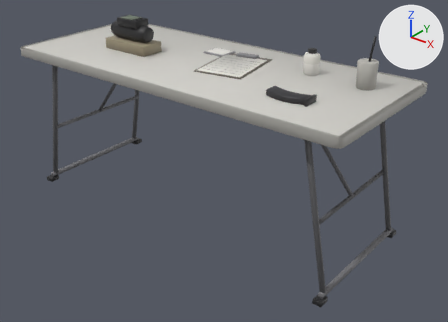
The glTF model assets/models/props/chrono_table.glb, before and after one commit.
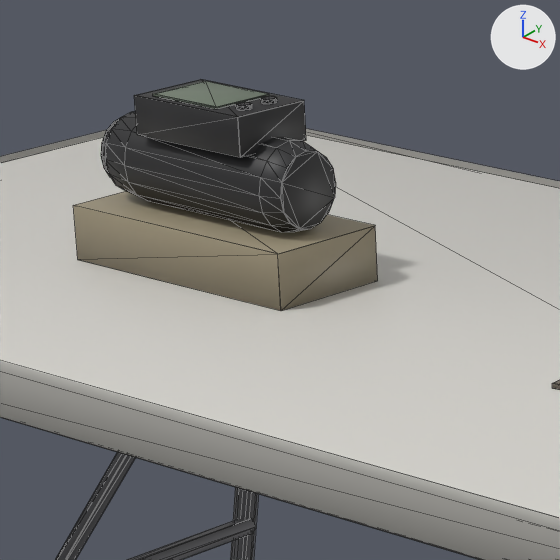
There are two pictures of each version: one whole from a camera (50 mm lens) standing at (1.774, -2.089, 1.573) and looking at (0.119, -0.02, 0.29), one close up on the part from 21% to 44% of the width and 0% to 32% of the height. The lights are fixed; the arrows at upper right show +X, +Y and +Z. The last two pictures show the newer version. The close-ups show mesh edges as thin lines. Vertices at exactly the same position are counted once.

Script lines for the objects in view, before the commit:
```python
me_chronotable = bpy.data.meshes.new('ChronoTable')
me_chronotable.from_pydata(...)  # 1504 vertices, 2824 faces; spans x -0.9..0.9, y -0.38..0.38, z 0.0..0.95
me_chronotable.materials.append(mat_defaultmaterial)
ob_chronotable = bpy.data.objects.new('ChronoTable', me_chronotable)
ob_chronotable.location = (0.0, 0.0, 0.0)
```
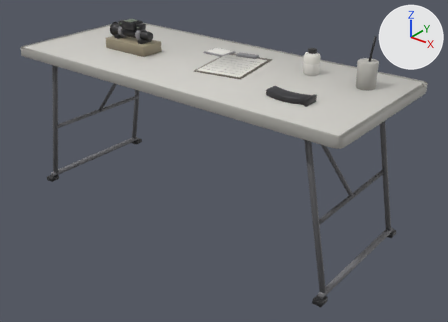
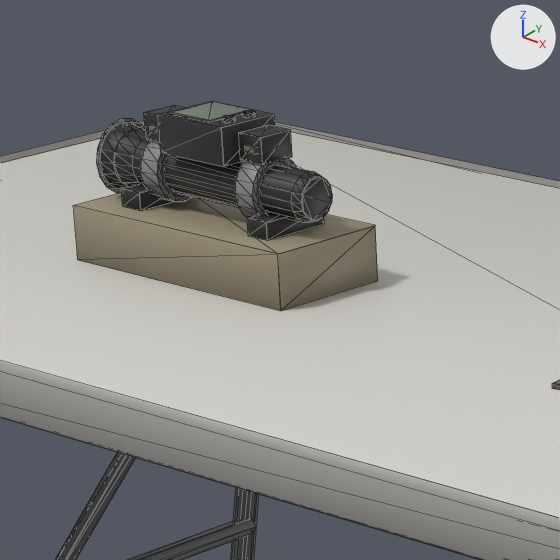
Diff of the bpy script that builds the scene:
```diff
--- a/assets/models/props/chrono_table.glb.py
+++ b/assets/models/props/chrono_table.glb.py
@@ me_chronotable @@
-me_chronotable.from_pydata(...)  # 1504 vertices, 2824 faces; spans x -0.9..0.9, y -0.38..0.38, z 0.0..0.95
+me_chronotable.from_pydata(...)  # 1795 vertices, 3386 faces; spans x -0.9..0.9, y -0.38..0.38, z 0.0..0.95
+# me_chronotable part 1: the loose piece of 96 vertices spanning x -0.53..-0.31, y -0.09..-0.01, z 0.79..0.87 is copied, and the copy is scaled about its middle by (0.106, 0.764, 0.764), then moved by (-0.06, 0.0, -0.01); it spans x -0.49..-0.47, y -0.08..-0.02, z 0.79..0.85
+# me_chronotable part 2: the loose piece of 96 vertices spanning x -0.53..-0.31, y -0.09..-0.01, z 0.79..0.87 is copied, and the copy is scaled about its middle by (0.106, 0.764, 0.764), then moved by (0.06, 0.0, -0.01); it spans x -0.37..-0.35, y -0.08..-0.02, z 0.79..0.85
+# me_chronotable part 3: the loose piece of 24 vertices spanning x -0.48..-0.35, y -0.09..-0.01, z 0.86..0.89 is scaled about its middle by (0.183, 0.874, 0.452), then moved by (-0.09, 0.0, -0.08)
+# me_chronotable part 4: the loose piece of 24 vertices spanning x -0.47..-0.38, y -0.08..-0.02, z 0.89..0.9 is scaled about its middle by (0.347, 0.56, 13.9), then moved by (-0.05, 0.0, -0.03)
+# me_chronotable part 5: the loose piece of 24 vertices spanning x -0.48..-0.35, y -0.09..-0.01, z 0.86..0.89 is copied, and the copy is scaled about its middle by (0.09, 0.473, 0.164), then moved by (-0.07, 0.0, -0.02); it spans x -0.49..-0.47, y -0.07..-0.03, z 0.86
+# me_chronotable part 6: the loose piece of 24 vertices spanning x -0.48..-0.35, y -0.09..-0.01, z 0.86..0.89 is copied, and the copy is scaled about its middle by (0.213, 0.448, 0.683), then moved by (0.05, 0.0, -0.02); it spans x -0.37..-0.35, y -0.07..-0.03, z 0.85..0.87
+# me_chronotable part 7: the loose piece of 24 vertices spanning x -0.48..-0.35, y -0.09..-0.01, z 0.86..0.89 is copied, and the copy is scaled about its middle by (0.09, 0.473, 0.164), then moved by (0.05, 0.0, -0.02); it spans x -0.37..-0.35, y -0.07..-0.03, z 0.86
+# me_chronotable part 8: the loose piece of 24 vertices spanning x -0.48..-0.35, y -0.09..-0.01, z 0.86..0.89 is copied, and the copy is scaled about its middle by (0.614, 0.799, 0.971), then moved by (-0.01, 0.0, -0.01); it spans x -0.46..-0.38, y -0.08..-0.02, z 0.85..0.88
+# me_chronotable part 9: the loose piece of 24 vertices spanning x -0.48..-0.35, y -0.09..-0.01, z 0.86..0.89 is copied, and the copy is scaled about its middle by (0.383, 0.649, 0.0481), then moved by (-0.01, 0.0, 0.0); it spans x -0.45..-0.4, y -0.08..-0.02, z 0.88
+# me_chronotable part 10: the loose piece of 32 vertices spanning x -0.38..-0.36, y -0.07..-0.06, z 0.89..0.9 is moved by (-0.02, 0.0, -0.01)
+# me_chronotable part 11: the loose piece of 32 vertices spanning x -0.38..-0.36, y -0.04..-0.03, z 0.89..0.9 is moved by (-0.02, 0.0, -0.01)
+# me_chronotable part 12: 18 vertices moved from x -0.54..-0.31, y -0.09..-0.01, z 0.79..0.82 to x -0.54..-0.3, y -0.09..-0.01, z 0.8..0.82; 127 vertices removed from x -0.54..-0.31, y -0.09..-0.01, z 0.79..0.87; 103 vertices added at x -0.54..-0.3, y -0.09..-0.01, z 0.79..0.85
+# other edits to the shape of me_chronotable do not show in these pictures
 me_chronotable.materials.append(mat_defaultmaterial)
```

Pixel boxes (x1, y1, x2, y2) of what changed, in the close-ups (560 x 560 px; the box of a moved part takes in the faces that stretch with it):
'ChronoTable', reshaped: before (0, 79, 560, 560); after (0, 101, 560, 560)
part 1 of me_chronotable, added: after (140, 140, 192, 202)
part 2 of me_chronotable, added: after (235, 158, 297, 217)
part 3 of me_chronotable, moved or reshaped: before (134, 79, 306, 157); after (121, 184, 173, 210)
part 4 of me_chronotable, moved or reshaped: before (153, 81, 269, 109); after (144, 105, 184, 142)
part 5 of me_chronotable, added: after (150, 125, 159, 134)
part 6 of me_chronotable, added: after (239, 125, 292, 165)
part 7 of me_chronotable, added: after (245, 145, 256, 154)
part 8 of me_chronotable, added: after (158, 101, 275, 166)
part 9 of me_chronotable, added: after (169, 101, 251, 122)
part 10 of me_chronotable, moved or reshaped: before (236, 102, 252, 110); after (222, 115, 236, 123)
part 11 of me_chronotable, moved or reshaped: before (261, 96, 277, 104); after (242, 110, 256, 118)
part 12 of me_chronotable, moved or reshaped: before (101, 112, 336, 232); after (96, 119, 332, 240)
